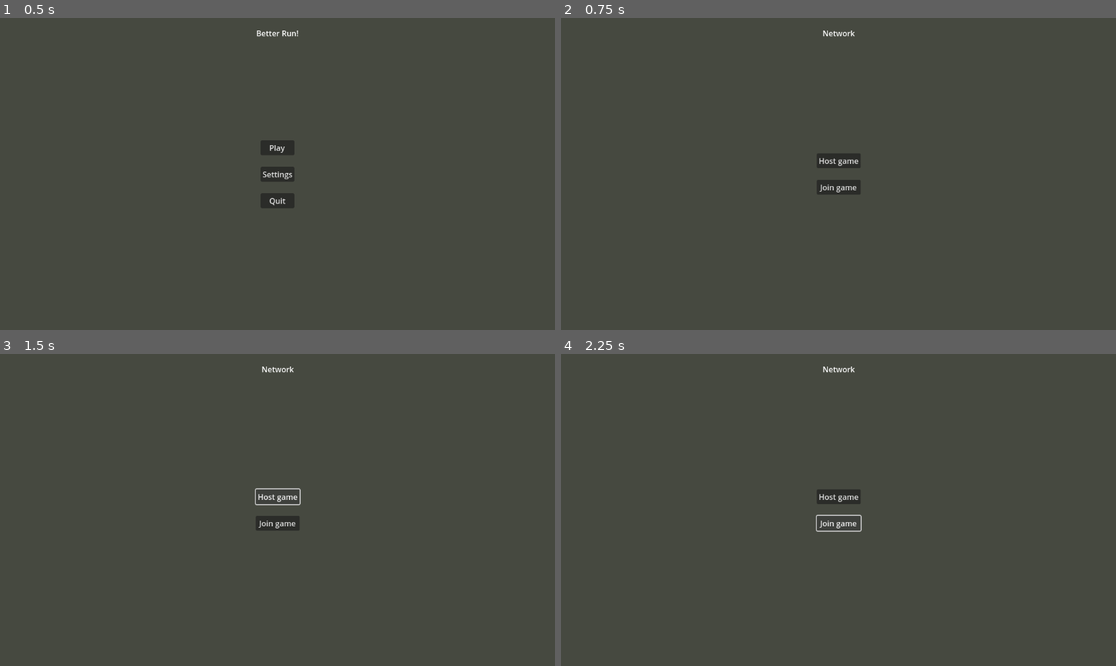
Above: before the commit, frames 1-4 (two rows, left to right).
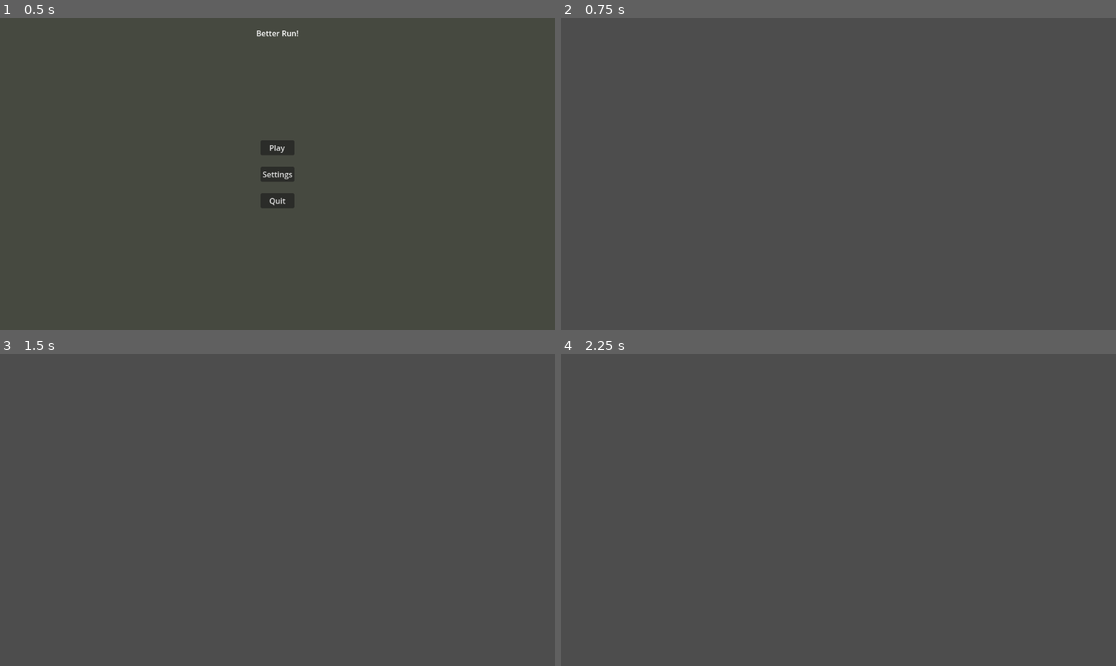
Above: after the commit, the same moments.

Repository: DarioTBZ/Projekt_Godot
Game: Godot game, scene res://scenes/UI's/main_menu.tscn
Same seed, same stepped clock (60 frames per second), same inputs: the game is played once before the commit and once after it. The engine's default icon, where the game draws it, is replaced by a stand-in: a white triangle on a blue panel in a dark square.
Inputs (mouse positions are in pixels of both pictures, inside the frame that each line leads up to):
- Up to frame 1 (0.5 s): no input
- Up to frame 2 (0.75 s): click "Play" at 0.5 s
- Up to frame 3 (1.5 s): click (277, 497) at 1.25 s, where only the run before the commit has a clickable "Host game"
- Up to frame 4 (2.25 s): click (838, 522) at 2 s, where only the run before the commit has a clickable "Join game"

Frame 1 is identical in both runs. In frame 2, 0.7% of the frame differs, in the area x 46-54%, y 4-57%; in frame 3, 0.6%; in frame 4, 0.5%.

Commit message:
Begann working on networking

Diff:
--- a/Better Run/project.godot
+++ b/Better Run/project.godot
@@ -42,3 +42,8 @@
 "events": [Object(InputEventMouseButton,"resource_local_to_scene":false,"resource_name":"","device":-1,"window_id":0,"a …(258 unchanged characters)…
 ]
 }
+network_menu={
+"deadzone": 0.5,
+"events": [Object(InputEventKey,"resource_local_to_scene":false,"resource_name":"","device":-1,"window_id":0,"alt_pressed":false,"shift_pressed":false,"ctrl_pressed":false,"meta_pressed":false,"pressed":false,"keycode":0,"physical_keycode":4194305,"key_label":0,"unicode":0,"echo":false,"script":null)
+]
+}
--- a/Better Run/scenes/UI's/network_menu.tscn
+++ b/Better Run/scenes/UI's/network_menu.tscn
@@ -2,27 +2,19 @@
 
 [ext_resource type="Script" path="res://scripts/UI_scripts/network_menu.gd" id="1_r0uu2"]
 
-[node name="NetworkMenu" type="Control"]
-layout_mode = 3
-anchors_preset = 15
-anchor_right = 1.0
-anchor_bottom = 1.0
-grow_horizontal = 2
-grow_vertical = 2
+[node name="NetworkMenu" type="CanvasLayer"]
 script = ExtResource("1_r0uu2")
 
-[node name="CanvasLayer" type="CanvasLayer" parent="."]
-
-[node name="ColorRect" type="ColorRect" parent="CanvasLayer"]
+[node name="ColorRect" type="ColorRect" parent="."]
 anchors_preset = 15
 anchor_right = 1.0
 anchor_bottom = 1.0
 grow_horizontal = 2
 grow_vertical = 2
 size_flags_horizontal = 4
-color = Color(0.262745, 0.282353, 0.235294, 0.733333)
+color = Color(0.262745, 0.282353, 0.235294, 0.623529)
 
-[node name="MarginTitle" type="MarginContainer" parent="CanvasLayer/ColorRect"]
+[node name="MarginTitle" type="MarginContainer" parent="ColorRect"]
 layout_mode = 1
 anchors_preset = 5
 anchor_left = 0.5
@@ -33,11 +25,11 @@
 grow_horizontal = 2
 theme_override_constants/margin_top = 20
 
-[node name="Title" type="Label" parent="CanvasLayer/ColorRect/MarginTitle"]
+[node name="Title" type="Label" parent="ColorRect/MarginTitle"]
 layout_mode = 2
 text = "Network"
 
-[node name="MarginContainer" type="MarginContainer" parent="CanvasLayer/ColorRect"]
+[node name="MarginContainer" type="MarginContainer" parent="ColorRect"]
 layout_mode = 1
 anchors_preset = 8
 anchor_left = 0.5
@@ -51,26 +43,26 @@
 grow_horizontal = 2
 grow_vertical = 2
 
-[node name="VBoxContainer" type="VBoxContainer" parent="CanvasLayer/ColorRect/MarginContainer"]
+[node name="VBoxContainer" type="VBoxContainer" parent="ColorRect/MarginContainer"]
 layout_mode = 2
 
-[node name="MarginButton" type="MarginContainer" parent="CanvasLayer/ColorRect/MarginContainer/VBoxContainer"]
+[node name="MarginButton" type="MarginContainer" parent="ColorRect/MarginContainer/VBoxContainer"]
 layout_mode = 2
 theme_override_constants/margin_top = 10
 theme_override_constants/margin_bottom = 10
 
-[node name="HostButton" type="Button" parent="CanvasLayer/ColorRect/MarginContainer/VBoxContainer/MarginButton"]
+[node name="HostButton" type="Button" parent="ColorRect/MarginContainer/VBoxContainer/MarginButton"]
 layout_mode = 2
 text = "Host game"
 
-[node name="MarginButton2" type="MarginContainer" parent="CanvasLayer/ColorRect/MarginContainer/VBoxContainer"]
+[node name="MarginButton2" type="MarginContainer" parent="ColorRect/MarginContainer/VBoxContainer"]
 layout_mode = 2
 theme_override_constants/margin_top = 10
 theme_override_constants/margin_bottom = 10
 
-[node name="JoinButton" type="Button" parent="CanvasLayer/ColorRect/MarginContainer/VBoxContainer/MarginButton2"]
+[node name="JoinButton" type="Button" parent="ColorRect/MarginContainer/VBoxContainer/MarginButton2"]
 layout_mode = 2
 text = "Join game"
 
-[connection signal="pressed" from="CanvasLayer/ColorRect/MarginContainer/VBoxContainer/MarginButton/HostButton" to="." method="_host_button_pressed"]
-[connection signal="pressed" from="CanvasLayer/ColorRect/MarginContainer/VBoxContainer/MarginButton2/JoinButton" to="." method="_join_button_pressed"]
+[connection signal="pressed" from="ColorRect/MarginContainer/VBoxContainer/MarginButton/HostButton" to="." method="_host_button_pressed"]
+[connection signal="pressed" from="ColorRect/MarginContainer/VBoxContainer/MarginButton2/JoinButton" to="." method="_join_button_pressed"]
--- /dev/null
+++ b/Better Run/scenes/game/game.tscn
@@ -0,0 +1,13 @@
+[gd_scene load_steps=3 format=3 uid="uid://4rwtwo23kqgx"]
+
+[ext_resource type="Script" path="res://scripts/game/game.gd" id="1_hp2mq"]
+[ext_resource type="PackedScene" uid="uid://beohumdkri2y0" path="res://scenes/UI's/network_menu.tscn" id="2_5sk5f"]
+
+[node name="game" type="Node2D"]
+script = ExtResource("1_hp2mq")
+
+[node name="TileMap" type="TileMap" parent="."]
+format = 2
+
+[node name="NetworkMenu" parent="." instance=ExtResource("2_5sk5f")]
+visible = false
--- /dev/null
+++ b/Better Run/scenes/player/player.tscn
@@ -0,0 +1,18 @@
+[gd_scene load_steps=4 format=3 uid="uid://dx3ehae27vvj3"]
+
+[ext_resource type="Texture2D" uid="uid://dlowldgf121r7" path="res://icon.svg" id="1_0bv5v"]
+[ext_resource type="Script" path="res://scripts/player/player.gd" id="1_n02fw"]
+
+[sub_resource type="CapsuleShape2D" id="CapsuleShape2D_sfv6f"]
+radius = 31.0
+height = 64.0
+
+[node name="Player" type="CharacterBody2D" groups=["player"]]
+script = ExtResource("1_n02fw")
+
+[node name="Sprite2D" type="Sprite2D" parent="."]
+scale = Vector2(0.475, 0.5)
+texture = ExtResource("1_0bv5v")
+
+[node name="CollisionShape2D" type="CollisionShape2D" parent="."]
+shape = SubResource("CapsuleShape2D_sfv6f")
--- a/Better Run/scripts/UI_scripts/main_menu.gd
+++ b/Better Run/scripts/UI_scripts/main_menu.gd
@@ -7,4 +7,4 @@
 
 
 func _play_button_pressed():
-	get_tree().change_scene_to_file("res://scenes/UI's/network_menu.tscn")
+	get_tree().change_scene_to_file("res://scenes/game/game.tscn")
--- a/Better Run/scripts/UI_scripts/network_menu.gd
+++ b/Better Run/scripts/UI_scripts/network_menu.gd
@@ -1,14 +1,16 @@
-extends Control
+extends CanvasLayer
 
 var multiplayer_peer = ENetMultiplayerPeer.new()
-
 const PORT = 9999
 const ADDRESS = "localhost"
 
 func _host_button_pressed():
-	multiplayer_peer.create_server(PORT)
-	multiplayer.multiplayer_peer = multiplayer_peer
-
+	multiplayer_peer.peer_connected.connect(
+		func(new_peer_id):
+			await get_tree().create_timer(1).timeout
+			rpc("add_newly_connected_player_character")
+	)
 
 func _join_button_pressed():
-	pass # Replace with function body.
+	multiplayer_peer.create_client(ADDRESS, PORT)
+	multiplayer.multiplayer_peer = multiplayer_peer
--- /dev/null
+++ b/Better Run/scripts/game/game.gd
@@ -0,0 +1,21 @@
+extends Node2D
+
+var multiplayer_peer = ENetMultiplayerPeer.new()
+const PORT = 9999
+const ADDRESS = "localhost"
+
+@onready var network_menu = $NetworkMenu
+
+func add_player():
+	var player = preload("res://scenes/player/player.tscn").instantiate()
+	add_child(player)
+func add_newly_connected_player_character():
+	add_player()
+
+
+func _input(event):
+	if Input.is_action_just_pressed("network_menu"):
+		if network_menu.visible == true:
+			network_menu.visible = false
+		else:
+			network_menu.visible = true
--- /dev/null
+++ b/Better Run/scripts/player/player.gd
@@ -0,0 +1,33 @@
+extends CharacterBody2D
+
+@onready var axis = Vector2.ZERO
+
+var MAX_SPEED = 150
+var ACCELERATION = 6000
+
+
+func _physics_process(delta):
+	move(delta)
+
+
+
+
+# Movement
+func get_input_axis():
+	axis.x = int(Input.is_action_pressed("right")) - int(Input.is_action_pressed("left"))
+	axis.y = int(Input.is_action_pressed("down")) - int(Input.is_action_pressed("up"))
+	return axis.normalized()
+
+func move(delta):
+	axis = get_input_axis()
+
+	if axis == Vector2.ZERO:
+		velocity = Vector2.ZERO
+	else:
+		apply_movement(axis * MAX_SPEED * delta)
+
+	move_and_slide()
+
+func apply_movement(_accel):
+	velocity += axis * MAX_SPEED
+	velocity = velocity.limit_length(MAX_SPEED)
